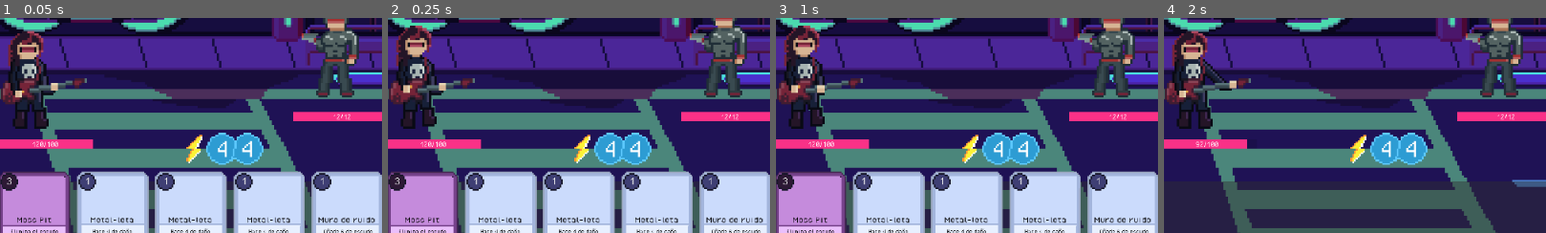
Above: before the commit, frames 1-4 (left to right).
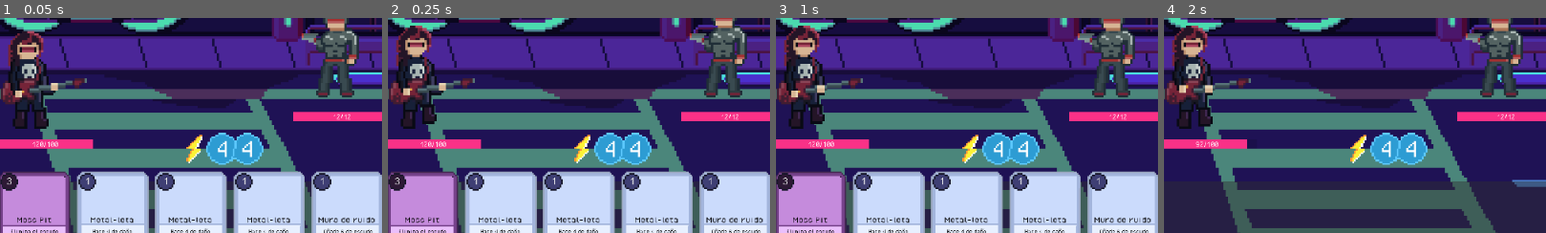
Above: after the commit, the same moments.

Repository: pablo-moreno/cyberdeck
Game: Godot game, scene res://scenes/battle.tscn
Two runs of this game, one before a commit and one after it. Both use one fixed random seed, a clock stepped at 60 frames per second and the inputs below.
Inputs (mouse positions are % of the whole screen's width and height, from its top left):
- Up to frame 1 (0.05 s): no input
- Up to frame 2 (0.25 s): no input
- Up to frame 3 (1 s): drag from (21, 52) to (60, 28) at 0.52 s
- Up to frame 4 (2 s): click "Acabar turno" at 1.25 s
The pictures show only the part of the screen within x 17-67%, y 41-91%; the shares and areas given below are measured in that part.

Frame 1 is identical in both runs. In frame 2, 0.3% of the frame differs, in the area x 2-13%, y 27-51%; in frame 3, 0.3%; in frame 4, 1.7%, in the area x 2-19%, y 3-52%.

Commit message:
fix: tweak metalgirl animation

Diff:
--- a/scenes/characters/metalgirl.tscn
+++ b/scenes/characters/metalgirl.tscn
@@ -15,35 +15,39 @@
 
 [sub_resource type="AtlasTexture" id="AtlasTexture_div4b"]
 atlas = ExtResource("2_div4b")
-region = Rect2(48, 0, 48, 64)
+region = Rect2(64, 0, 64, 64)
 
 [sub_resource type="AtlasTexture" id="AtlasTexture_sfsbp"]
 atlas = ExtResource("2_div4b")
-region = Rect2(144, 0, 48, 64)
+region = Rect2(192, 0, 64, 64)
 
 [sub_resource type="AtlasTexture" id="AtlasTexture_qw4i2"]
 atlas = ExtResource("2_div4b")
-region = Rect2(240, 0, 48, 64)
+region = Rect2(256, 0, 64, 64)
 
 [sub_resource type="AtlasTexture" id="AtlasTexture_4jynv"]
 atlas = ExtResource("2_div4b")
-region = Rect2(336, 0, 48, 64)
+region = Rect2(320, 0, 64, 64)
 
 [sub_resource type="AtlasTexture" id="AtlasTexture_ugl7w"]
 atlas = ExtResource("2_div4b")
-region = Rect2(432, 0, 48, 64)
+region = Rect2(448, 0, 64, 64)
 
 [sub_resource type="AtlasTexture" id="AtlasTexture_myut4"]
 atlas = ExtResource("2_div4b")
-region = Rect2(528, 0, 48, 64)
+region = Rect2(512, 0, 64, 64)
 
 [sub_resource type="AtlasTexture" id="AtlasTexture_xsot8"]
 atlas = ExtResource("2_div4b")
-region = Rect2(624, 0, 48, 64)
+region = Rect2(576, 0, 64, 64)
 
 [sub_resource type="AtlasTexture" id="AtlasTexture_v87jk"]
 atlas = ExtResource("2_div4b")
-region = Rect2(720, 0, 48, 64)
+region = Rect2(704, 0, 64, 64)
+
+[sub_resource type="AtlasTexture" id="AtlasTexture_hkydp"]
+atlas = ExtResource("2_div4b")
+region = Rect2(768, 0, 64, 64)
 
 [sub_resource type="SpriteFrames" id="SpriteFrames_myut4"]
 animations = [{
@@ -71,10 +75,13 @@
 }, {
 "duration": 1.0,
 "texture": SubResource("AtlasTexture_v87jk")
+}, {
+"duration": 1.0,
+"texture": SubResource("AtlasTexture_hkydp")
 }],
 "loop": true,
 "name": &"idle",
-"speed": 5.0
+"speed": 8.0
 }]
 
 [sub_resource type="CapsuleShape2D" id="CapsuleShape2D_qkf0o"]
@@ -89,7 +96,7 @@
 scale = Vector2(2, 2)
 sprite_frames = SubResource("SpriteFrames_myut4")
 animation = &"idle"
-frame_progress = 0.725594
+frame_progress = 0.14909
 
 [node name="CollisionShape2D" type="CollisionShape2D" parent="."]
 visible = false
--- a/scenes/ui/damage_indicator.tscn
+++ b/scenes/ui/damage_indicator.tscn
@@ -2,6 +2,45 @@
 
 [ext_resource type="Script" uid="uid://cymrgixu8gl3v" path="res://scripts/ui/damage_indicator.gd" id="1_jx630"]
 [ext_resource type="Theme" uid="uid://cfos3mcmwvlb3" path="res://themes/theme.tres" id="1_rqk2v"]
+
+[sub_resource type="Animation" id="Animation_yldbh"]
+length = 0.001
+tracks/0/type = "value"
+tracks/0/imported = false
+tracks/0/enabled = true
+tracks/0/path = NodePath("ShieldLabel:scale")
+tracks/0/interp = 1
+tracks/0/loop_wrap = true
+tracks/0/keys = {
+"times": PackedFloat32Array(0),
+"transitions": PackedFloat32Array(1),
+"update": 0,
+"values": [Vector2(1, 1)]
+}
+tracks/1/type = "value"
+tracks/1/imported = false
+tracks/1/enabled = true
+tracks/1/path = NodePath("ShieldLabel:visible")
+tracks/1/interp = 1
+tracks/1/loop_wrap = true
+tracks/1/keys = {
+"times": PackedFloat32Array(0),
+"transitions": PackedFloat32Array(1),
+"update": 1,
+"values": [true]
+}
+tracks/2/type = "value"
+tracks/2/imported = false
+tracks/2/enabled = true
+tracks/2/path = NodePath("ShieldLabel:position")
+tracks/2/interp = 1
+tracks/2/loop_wrap = true
+tracks/2/keys = {
+"times": PackedFloat32Array(0),
+"transitions": PackedFloat32Array(1),
+"update": 0,
+"values": [Vector2(0, -32)]
+}
 
 [sub_resource type="Animation" id="Animation_jx630"]
 resource_name = "shield"
@@ -41,45 +80,6 @@
 "transitions": PackedFloat32Array(0.210224, 1),
 "update": 0,
 "values": [Vector2(0, -32), Vector2(16, -96)]
-}
-
-[sub_resource type="Animation" id="Animation_yldbh"]
-length = 0.001
-tracks/0/type = "value"
-tracks/0/imported = false
-tracks/0/enabled = true
-tracks/0/path = NodePath("ShieldLabel:scale")
-tracks/0/interp = 1
-tracks/0/loop_wrap = true
-tracks/0/keys = {
-"times": PackedFloat32Array(0),
-"transitions": PackedFloat32Array(1),
-"update": 0,
-"values": [Vector2(1, 1)]
-}
-tracks/1/type = "value"
-tracks/1/imported = false
-tracks/1/enabled = true
-tracks/1/path = NodePath("ShieldLabel:visible")
-tracks/1/interp = 1
-tracks/1/loop_wrap = true
-tracks/1/keys = {
-"times": PackedFloat32Array(0),
-"transitions": PackedFloat32Array(1),
-"update": 1,
-"values": [true]
-}
-tracks/2/type = "value"
-tracks/2/imported = false
-tracks/2/enabled = true
-tracks/2/path = NodePath("ShieldLabel:position")
-tracks/2/interp = 1
-tracks/2/loop_wrap = true
-tracks/2/keys = {
-"times": PackedFloat32Array(0),
-"transitions": PackedFloat32Array(1),
-"update": 0,
-"values": [Vector2(0, -32)]
 }
 
 [sub_resource type="AnimationLibrary" id="AnimationLibrary_sdyhi"]
@@ -139,6 +139,7 @@
 script = ExtResource("1_jx630")
 
 [node name="ShieldLabel" type="Label" parent="."]
+layout_mode = 0
 offset_top = -32.0
 offset_right = 40.0
 pivot_offset = Vector2(20.3722, 17.2657)
@@ -149,6 +150,7 @@
 vertical_alignment = 1
 
 [node name="DamageLabel" type="Label" parent="."]
+layout_mode = 0
 offset_left = -48.0
 offset_top = -32.0
 offset_right = -8.0
Not shown: 1 places in scenes/characters/metalgirl.tscn that only renumber resources
Binary file changed: sprites/characters/metalgirl-Sheet.png
Binary file changed: sprites/characters/metalgirl.aseprite
